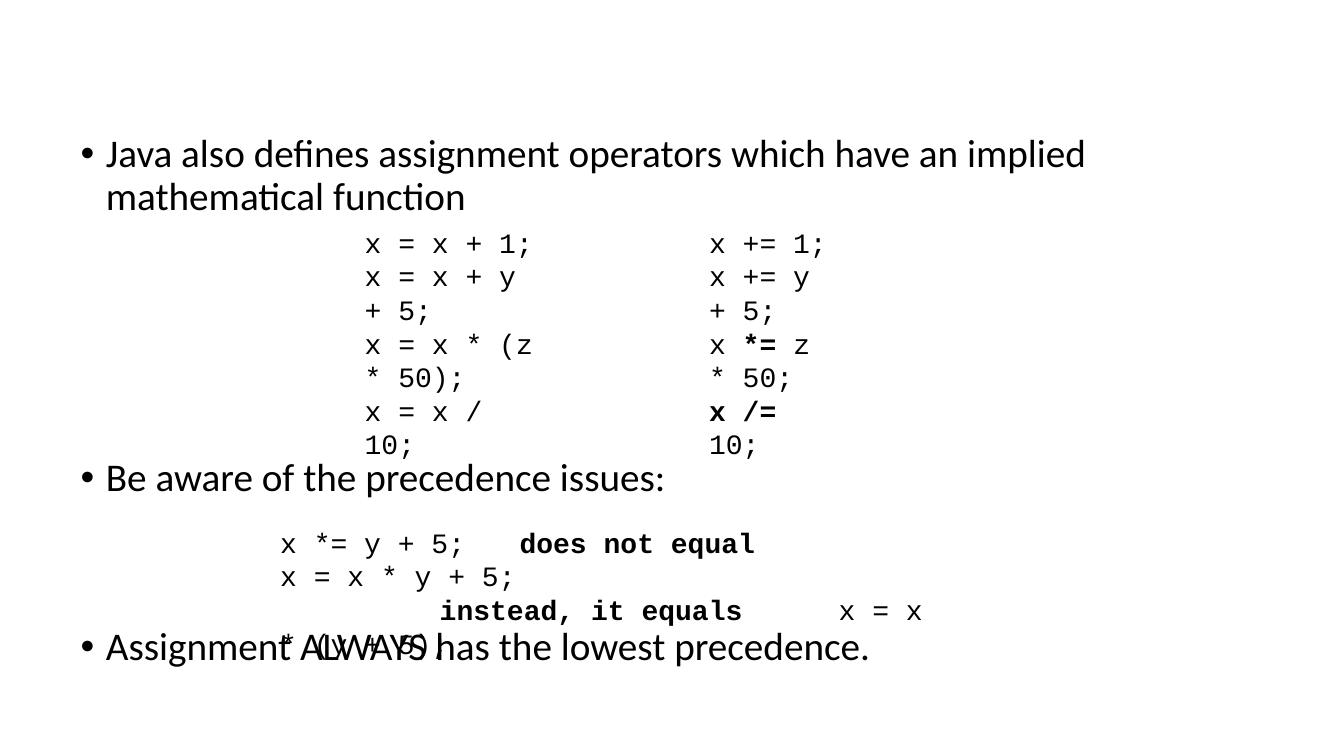
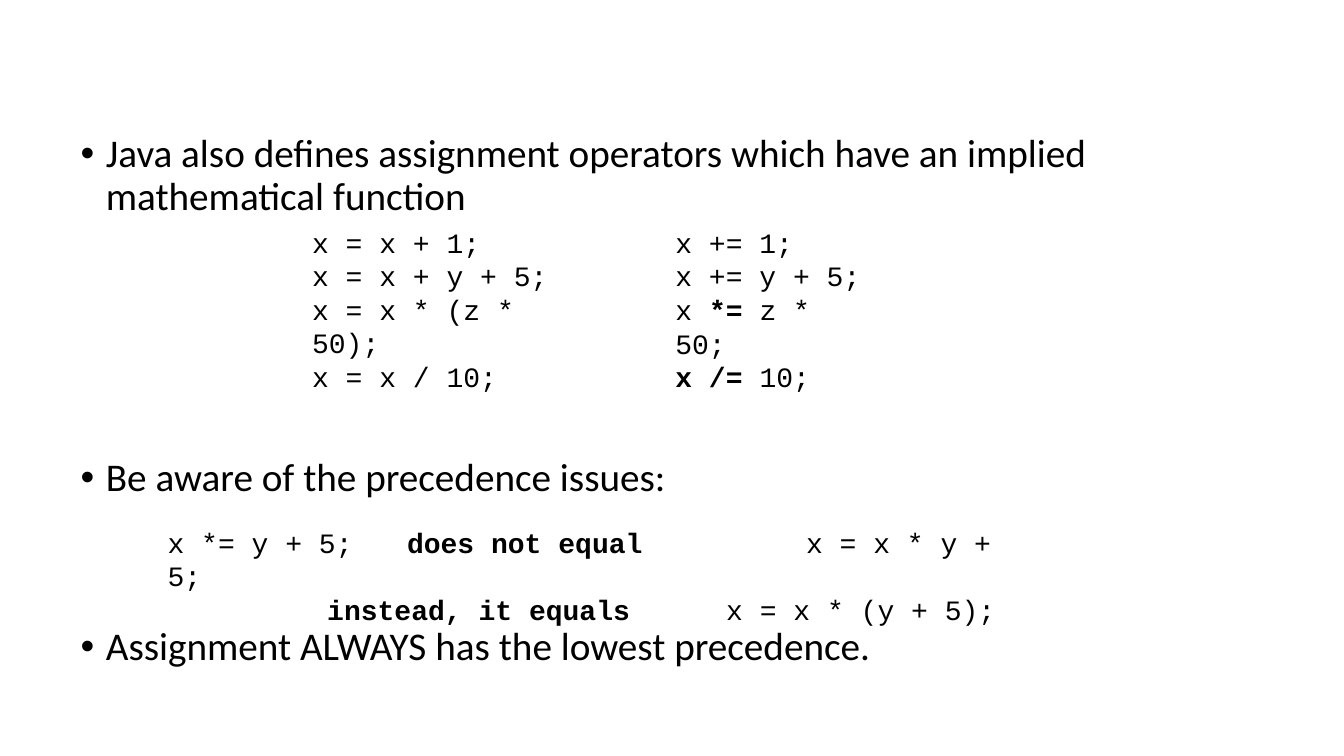
Before and after one commit to gmierzwinski/gmierzwinski.github.io, a slide deck: slide 19 of bishops/cs321/resources/CS321_Lecture_02.pptx. Drawn at 1344x756 pixels with LibreOffice and Linux fonts; fonts in the diff are those of the drawing; background and template pictures are left out. Boxes give left, top, right and bottom in pixels: in the first picture for what was removed or moved away, otherwise in the second. Text is boxed around its words. In the diff, an @@ line names an element or a change of style, - is before the commit and + after.

Commit message:
Update lecture slides, and lab.

```diff
--- a/bishops/cs321/resources/CS321_Lecture_02.pptx
+++ b/bishops/cs321/resources/CS321_Lecture_02.pptx
@@ text "x = x + 1;" rewrapped from [365,234,533,459] to [312,234,548,392] @@
@@ text "x += 1;" rewrapped from [709,234,827,459] to [675,234,861,392] @@
@@ text "x *= y + 5; ..." rewrapped from [280,533,923,662] to [168,533,995,626] @@
```
Also in this commit, not shown: 23 other slides changed, 5 other files.
